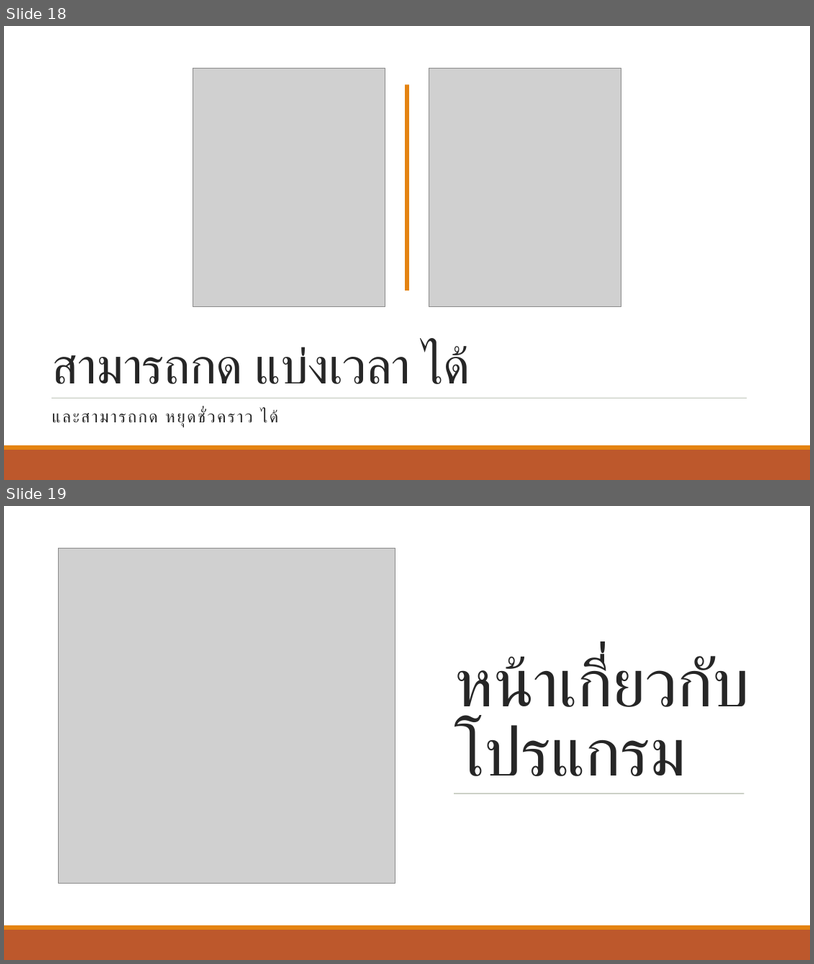
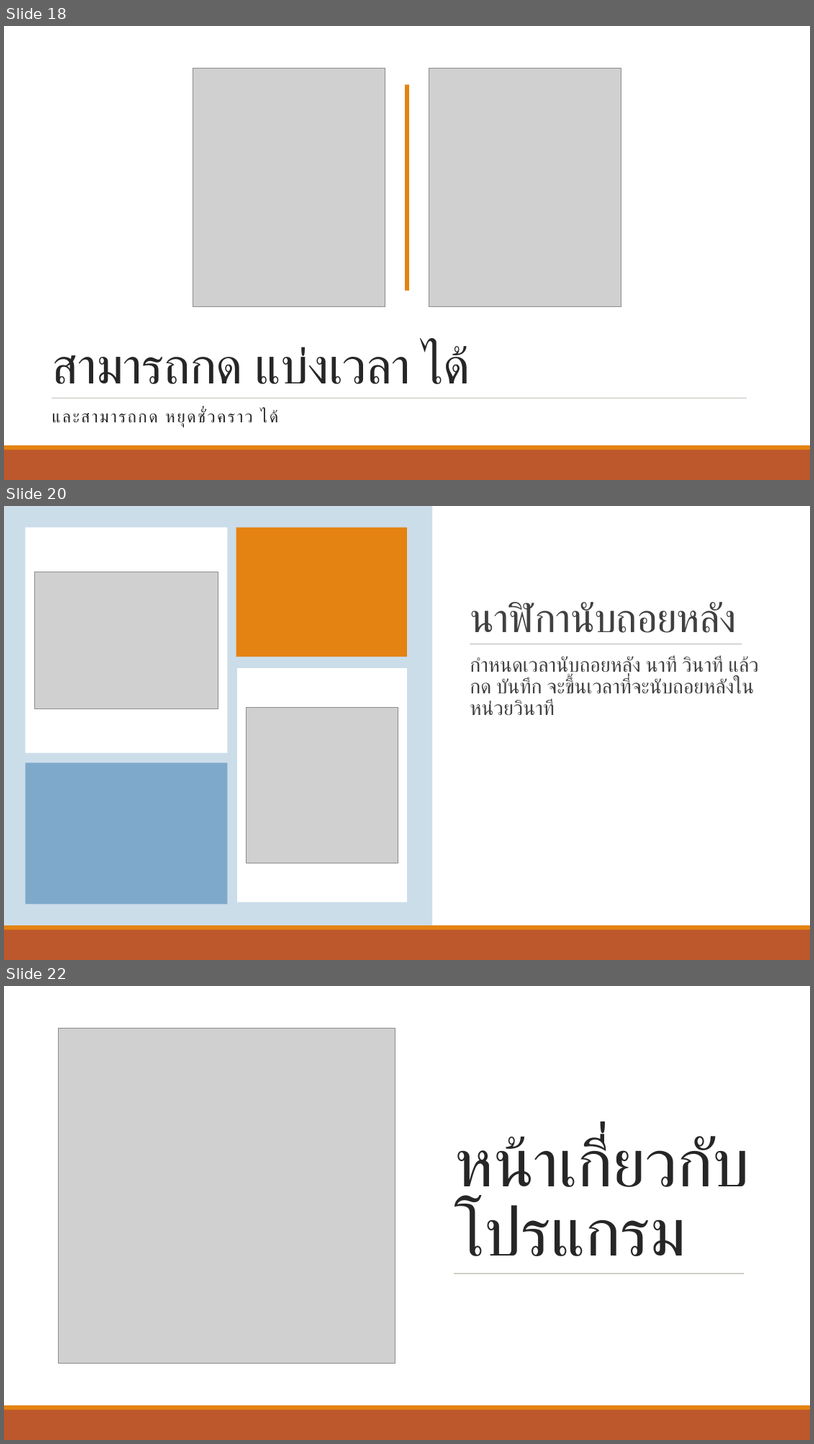
Before and after one commit to wannaphong/timenone, a slide deck: งานนำเสนอ.pptx. Shown one above the other, each under a label of ours: slides 18 and 19 before the commit, slides 18, 20 and 22 after it; the slides between them are not shown. The pictures are 814x964 and 814x1444 pixels, drawn with LibreOffice and Linux fonts; fonts in the diff are those of the drawing; grey boxes stand for pictures. Boxes give left, top, right and bottom in pixels: in the first picture for what was removed or moved away, otherwise in the second. Text is boxed around its words. In the diff, an @@ line names an element or a change of style, - is before the commit and + after.

```diff
--- a/งานนำเสนอ.pptx
+++ b/งานนำเสนอ.pptx
@@ slide 20 added at (4, 506, 810, 960), background #FFFFFF @@
@@ rectangle added at (4, 506, 810, 925), fill #FFFFFF @@
@@ rectangle added at (4, 506, 433, 925), fill #CCDDEA @@
@@ rectangle added at (25, 527, 227, 753), fill #FFFFFF @@
@@ rectangle added at (237, 527, 407, 656), fill #E48312 @@
@@ picture added at (34, 572, 219, 708) @@
@@ title added at (470, 602, 737, 633), 48 pt, text #404040 @@
+นาฬิกานับถอยหลัง
@@ text added at (470, 656, 759, 715), 24 pt, text #404040 @@
+  กำหนดเวลานับถอยหลัง นาที วินาที แล้วกด บันทึก จะขึ้นเวลาที่จะนับถอยหลังในหน่วยวินาที
@@ line added from (471, 644) to (743, 644), #808080 0.5 pt @@
@@ rectangle added at (237, 668, 407, 901), fill #FFFFFF @@
@@ picture added at (247, 707, 399, 863) @@
@@ rectangle added at (25, 762, 227, 904), fill #7EA9CA @@
@@ rectangle added at (4, 929, 810, 960), fill #BD582C @@
@@ rectangle added at (4, 925, 810, 929), fill #E48312 @@
@@ what was slide 19 is now slide 22 @@
```
Also in this commit, not shown: 6 slides changed, 3 other slides added.
